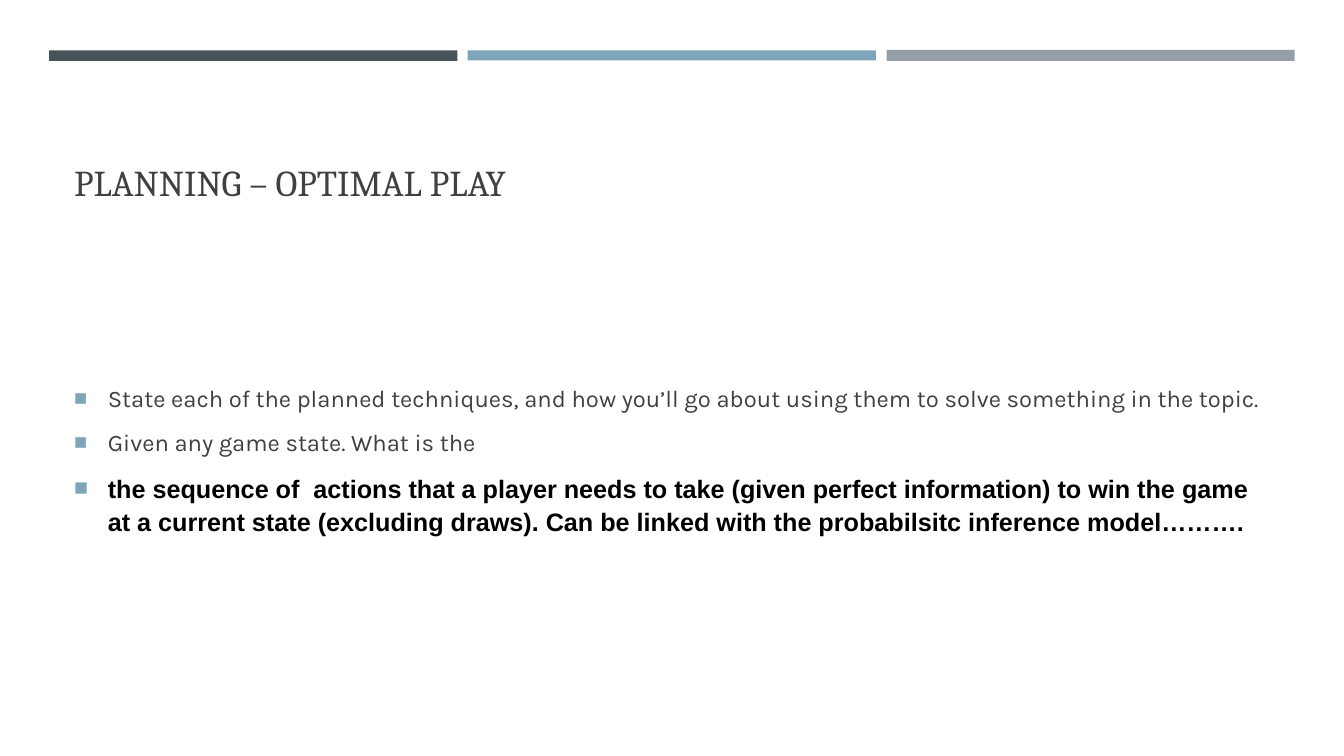
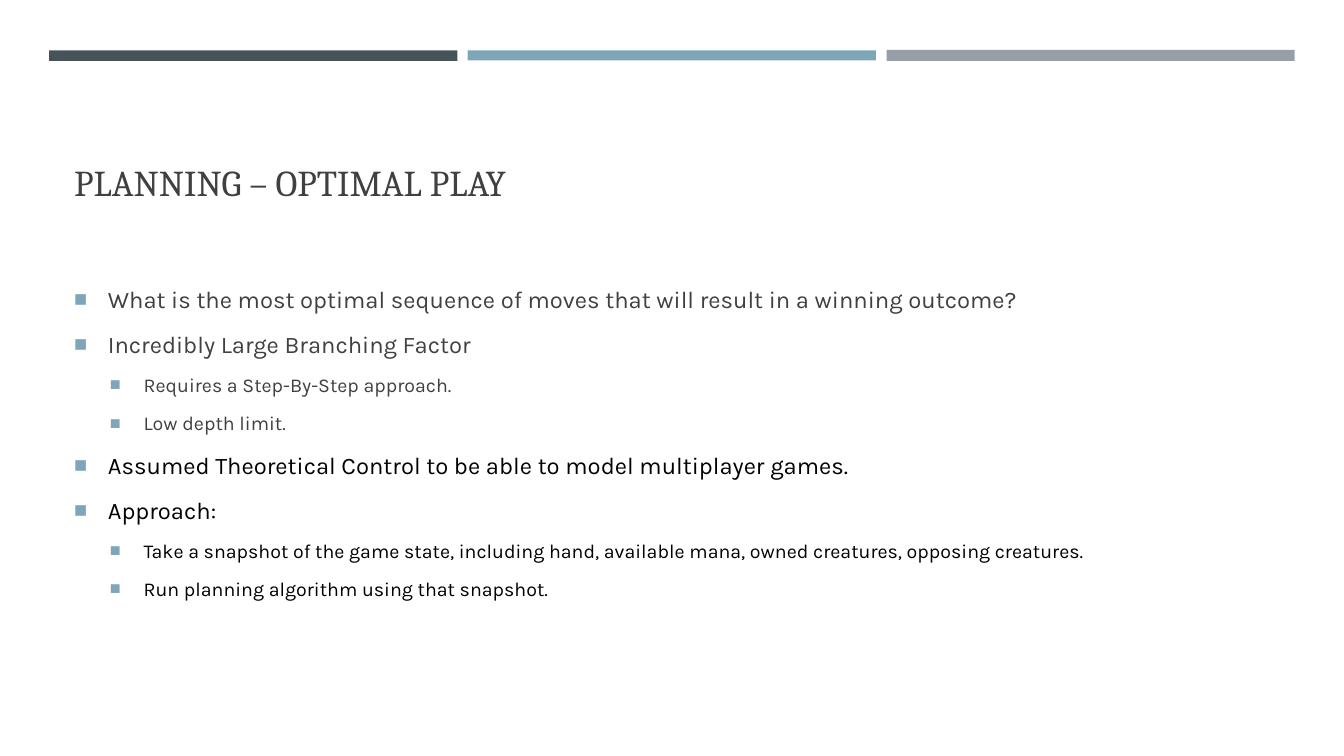
Before and after one commit to NicholasTillo/Gitaxian-Probe, a slide deck: slide 3 of problem_formulation.pptx. Drawn at 1344x756 pixels with LibreOffice and Linux fonts; fonts in the diff are those of the drawing. Boxes give left, top, right and bottom in pixels: in the first picture for what was removed or moved away, otherwise in the second. Text is boxed around its words. In the diff, an @@ line names an element or a change of style, - is before the commit and + after.

```diff
--- a/problem_formulation.pptx
+++ b/problem_formulation.pptx
@@ text at box(108, 291, 1083, 601): text changed; size 18 to 14 pt; font Arial to Karla; bold off @@
-■ State each of the planned techniques, and how you’ll go about using them to solve something in the topic.
-■ Given any game state. What is the
-■ the sequence of actions that a player needs to take (given perfect information) to win the game at a current state (excluding draws). Can be linked with the probabilsitc inference model……….
+■ What is the most optimal sequence of moves that will result in a winning outcome?
+■ Incredibly Large Branching Factor
+  ■ Requires a Step-By-Step approach.
+  ■ Low depth limit.
+■ Assumed Theoretical Control to be able to model multiplayer games.
+■ Approach:
+  ■ Take a snapshot of the game state, including hand, available mana, owned creatures, opposing creatures.
+  ■ Run planning algorithm using that snapshot.
```
Also in this commit, not shown: 3 other slides changed.
